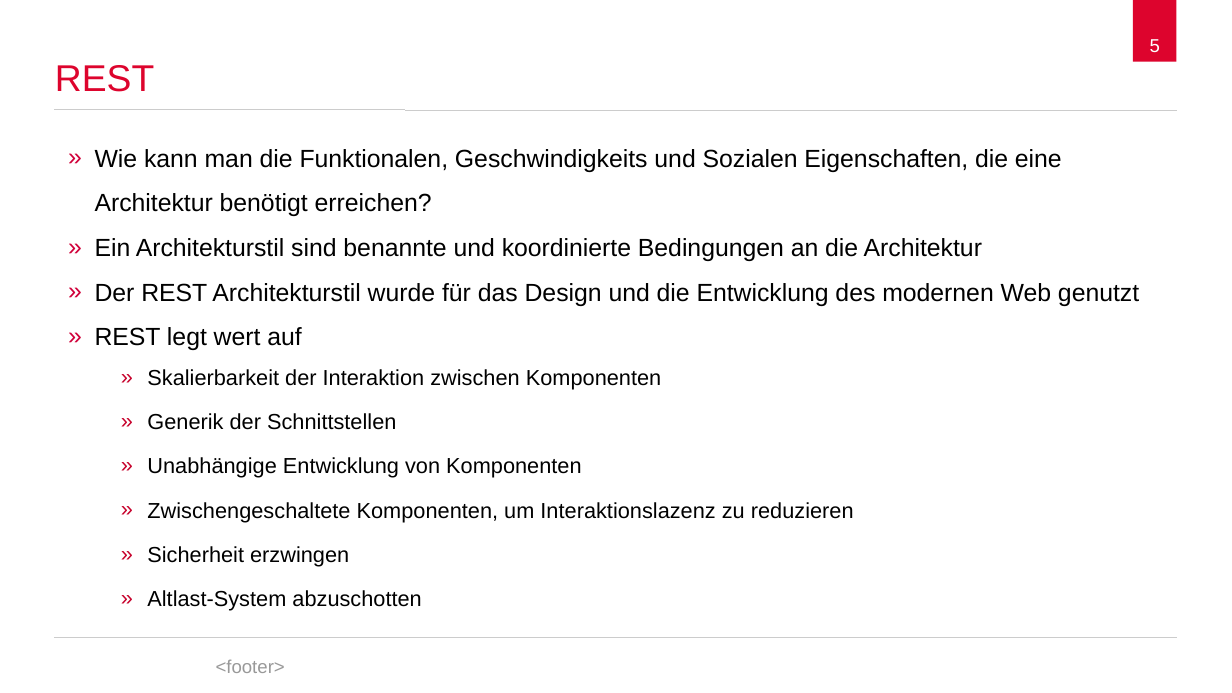
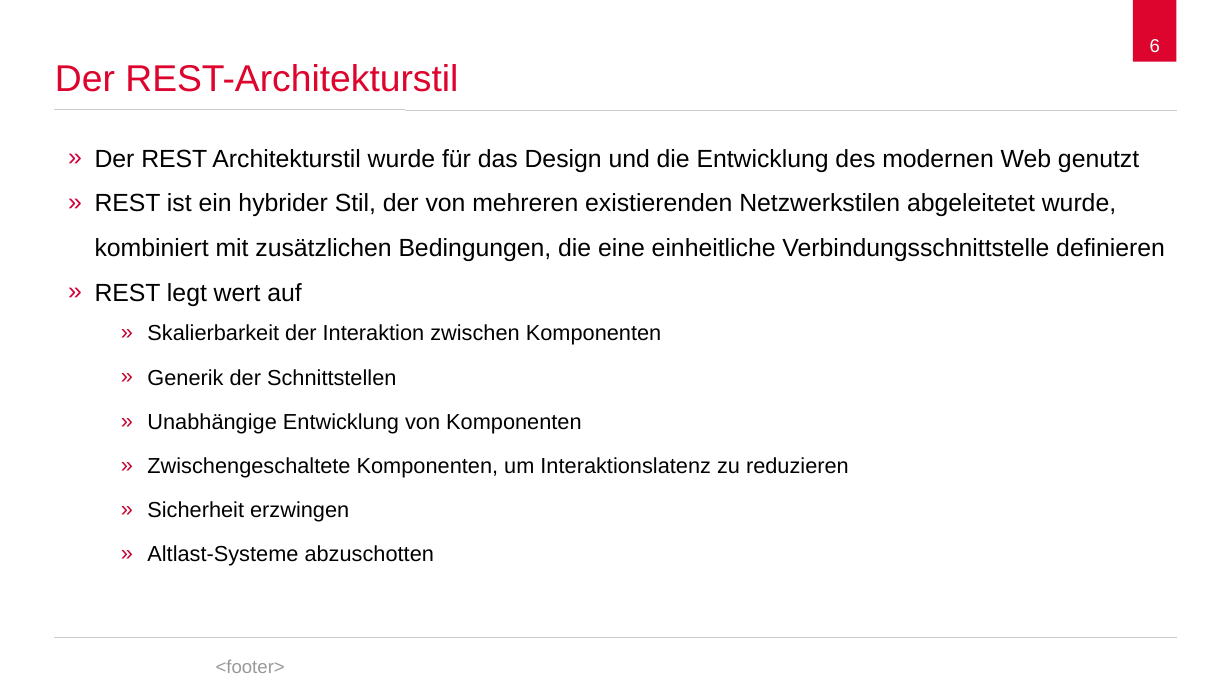
Before and after one commit to spaceone/presentations, a slide deck: slide 6 of representational-state-transfer/representational-state-transfer.odp (slide 5 before the commit). Drawn at 1232x693 pixels with LibreOffice and Linux fonts; fonts in the diff are those of the drawing; background and template pictures are left out. Boxes give left, top, right and bottom in pixels: in the first picture for what was removed or moved away, otherwise in the second. Text is boxed around its words. In the diff, an @@ line names an element or a change of style, - is before the commit and + after.

Commit message:
Make skeleton for REST presentation

```diff
--- a/representational-state-transfer/representational-state-transfer.odp
+++ b/representational-state-transfer/representational-state-transfer.odp
@@ page number at (x1=1150, y1=39, x2=1160, y2=52): text changed @@
-5
+6
@@ title at (x1=55, y1=64, x2=458, y2=92): text changed @@
-REST
+Der REST-Architekturstil
@@ text at (x1=95, y1=149, x2=1062, y2=261): paragraphs removed @@
-» Wie kann man die Funktionalen, Geschwindigkeits und Sozialen Eigenschaften, die eine Architektur benötigt erreichen?
-» Ein Architekturstil sind benannte und koordinierte Bedingungen an die Architektur
@@ text at (x1=95, y1=193, x2=1165, y2=261): paragraph added @@
+» REST ist ein hybrider Stil, der von mehreren existierenden Netzwerkstilen abgeleitetet wurde, kombiniert mit zusätzlichen Bedingungen, die eine einheitliche Verbindungsschnittstelle definieren
@@ text at (x1=147, y1=457, x2=849, y2=478): text changed @@
-    » Zwischengeschaltete Komponenten, um Interaktionslazenz zu reduzieren
+    » Zwischengeschaltete Komponenten, um Interaktionslatenz zu reduzieren
@@ text at (x1=147, y1=545, x2=434, y2=566): text changed @@
-    » Altlast-System abzuschotten
+    » Altlast-Systeme abzuschotten
```
Also in this commit, not shown: 12 other slides changed, 10 slides added, 1 slide removed.
